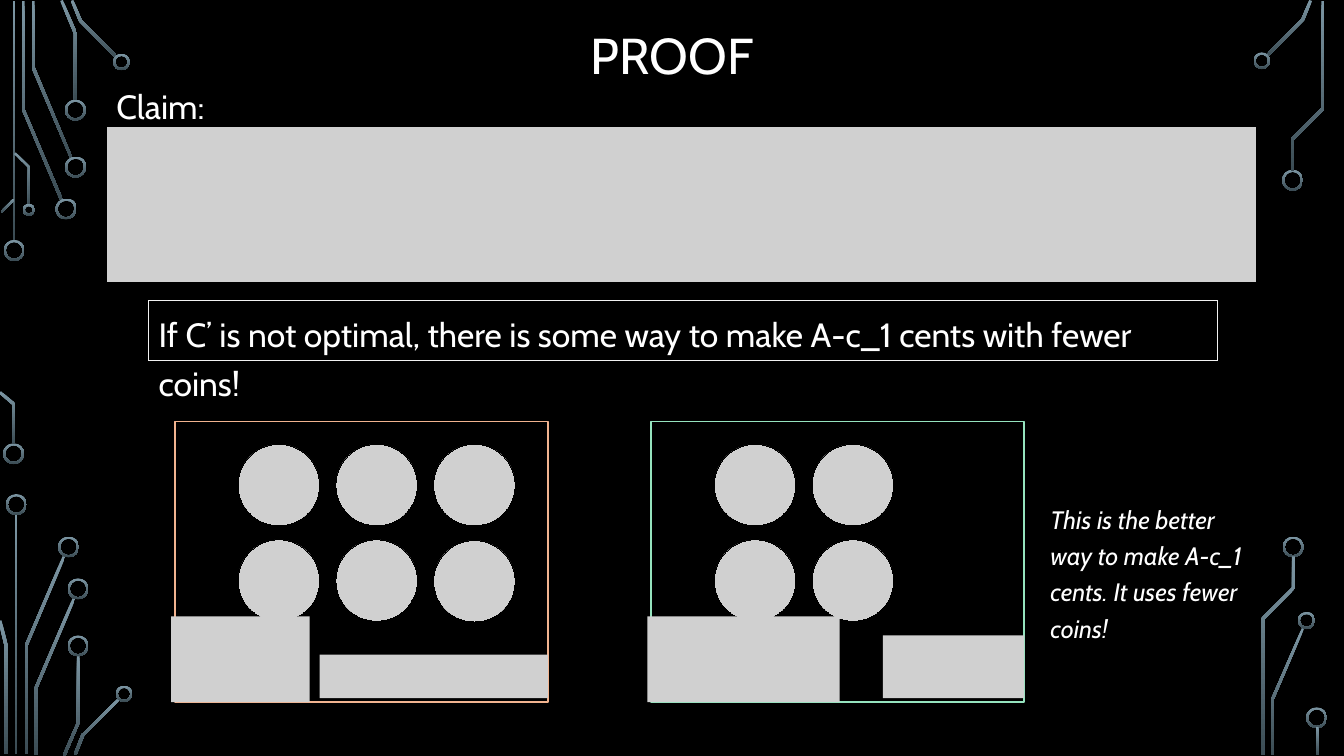
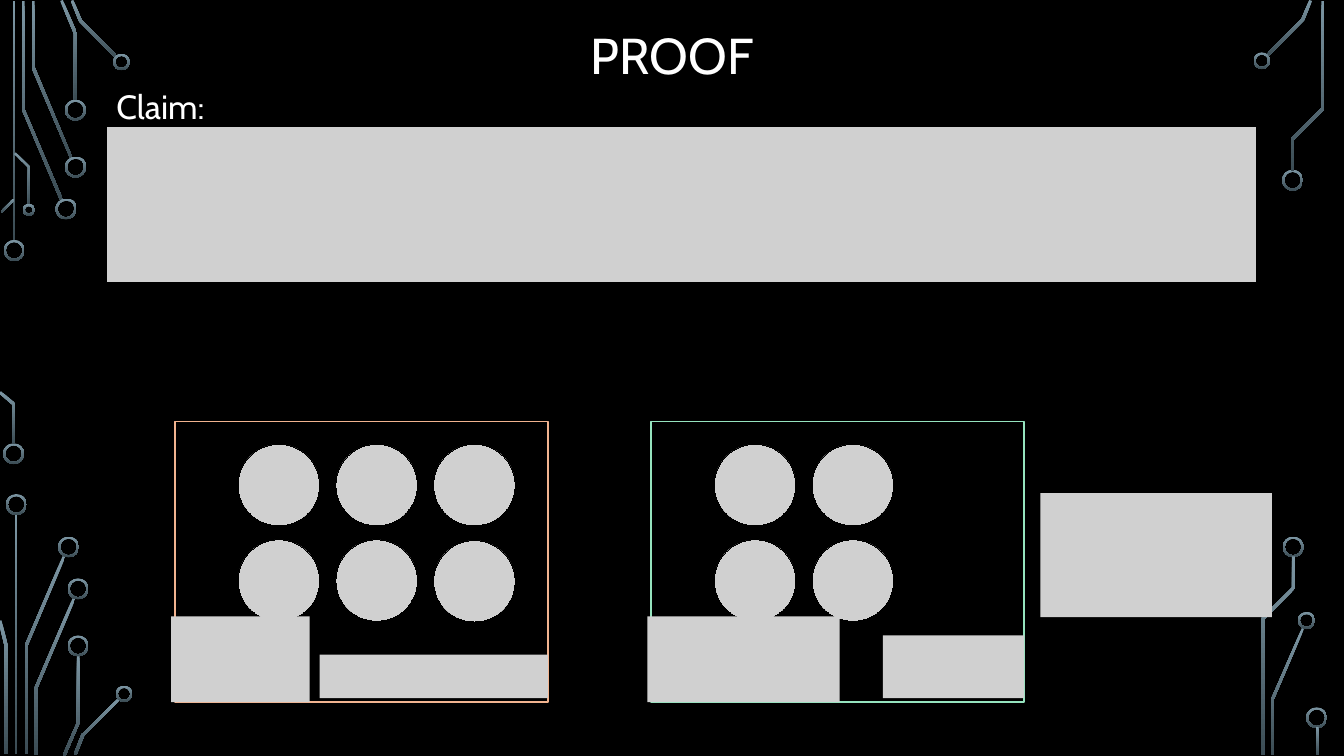
Before and after one commit to markfloryan/dsa2, a slide deck: slide 19 of slides/03-1-GreedyIntroChange.pptx. Drawn at 1344x756 pixels with LibreOffice and Linux fonts; fonts in the diff are those of the drawing; grey boxes stand for pictures; background and template pictures are left out. Boxes give left, top, right and bottom in pixels: in the first picture for what was removed or moved away, otherwise in the second. Text is boxed around its words. In the diff, an @@ line names an element or a change of style, - is before the commit and + after.

```diff
--- a/slides/03-1-GreedyIntroChange.pptx
+++ b/slides/03-1-GreedyIntroChange.pptx
@@ text removed at (148, 301, 1218, 362) @@
-If C’ is not optimal, there is some way to make A-c_1 cents with fewer coins!
@@ picture added at (1041, 493, 1272, 617) @@
@@ text removed at (1050, 510, 1241, 602) @@
-This is the better way to make A-c_1 cents. It uses fewer coins!
```
Also in this commit, not shown: 2 other slides changed, 5 other files.
